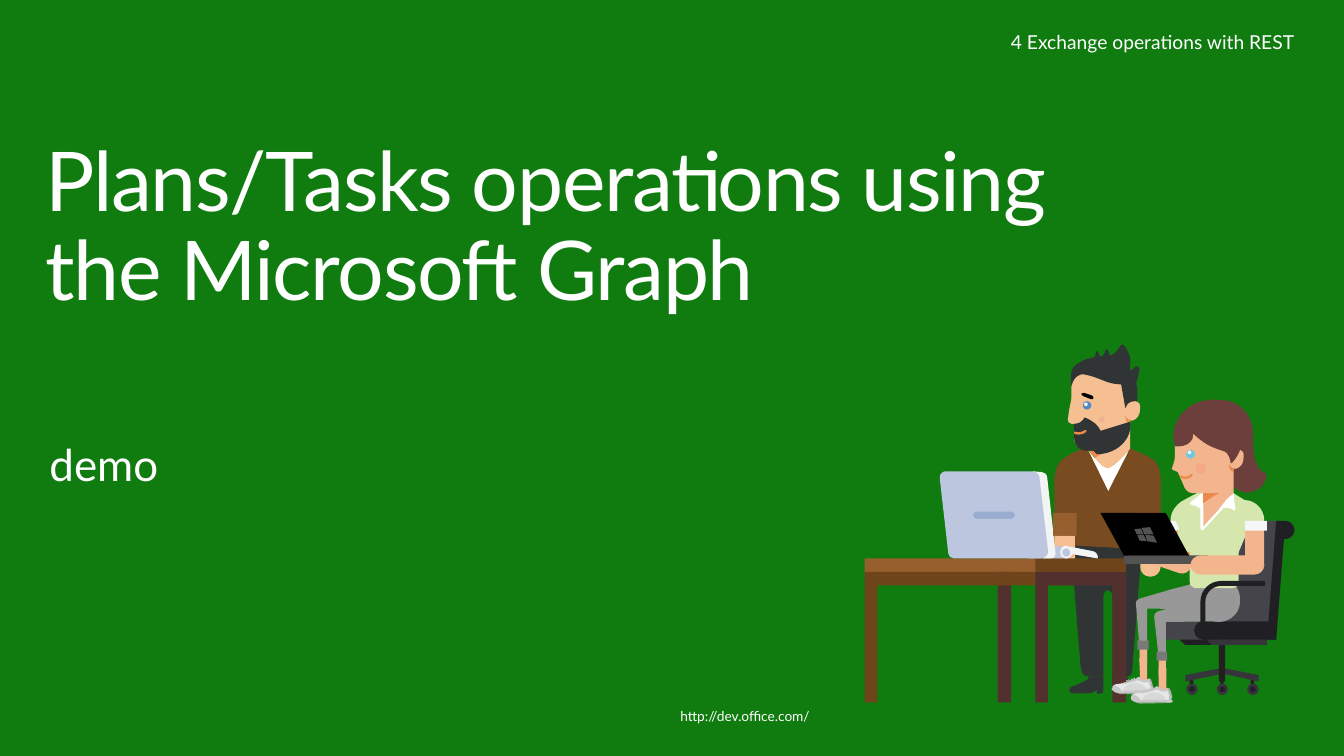
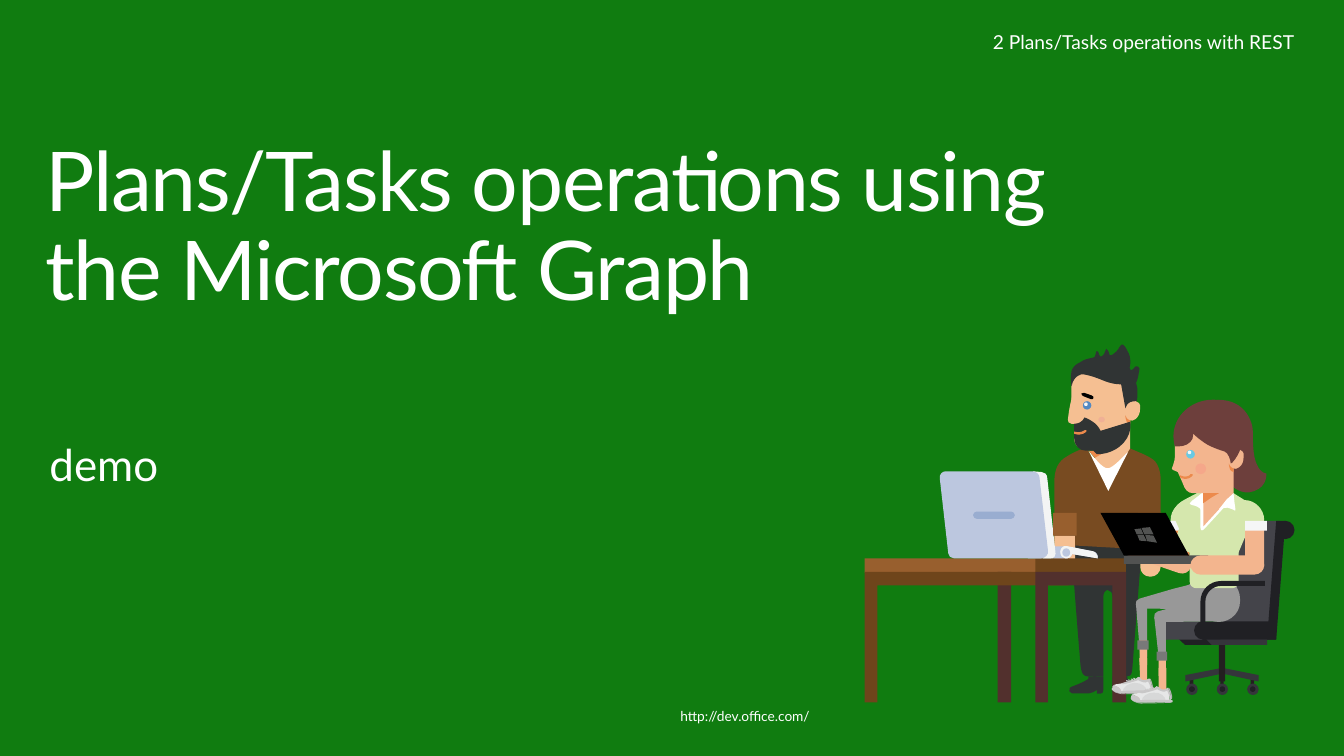
Before and after one commit to fabbbiob/TrainingContent, a slide deck: slide 18 of O3653/O3653-15 Microsoft Graph for Planner and Tasks/O3653-15 Deep Dive into Office 365 APIs for Plan and Task.pptx (slide 23 before the commit). Drawn at 1344x756 pixels with LibreOffice and Linux fonts; fonts in the diff are those of the drawing; background and template pictures are left out. Boxes give left, top, right and bottom in pixels: in the first picture for what was removed or moved away, otherwise in the second. Text is boxed around its words. In the diff, an @@ line names an element or a change of style, - is before the commit and + after.

Commit message:
O3653-15 Microsoft Graph for Planner and Tasks: Moved REST operations section before batching section in slide deck.

```diff
--- a/O3653/O3653-15 Microsoft Graph for Planner and Tasks/O3653-15 Deep Dive into Office 365 APIs for Plan and Task.pptx
+++ b/O3653/O3653-15 Microsoft Graph for Planner and Tasks/O3653-15 Deep Dive into Office 365 APIs for Plan and Task.pptx
@@ text at <box>993,35,1294,53</box>: text changed @@
-4 Exchange operations with REST
+2 Plans/Tasks operations with REST
```
Also in this commit, not shown: 8 other slides changed.
